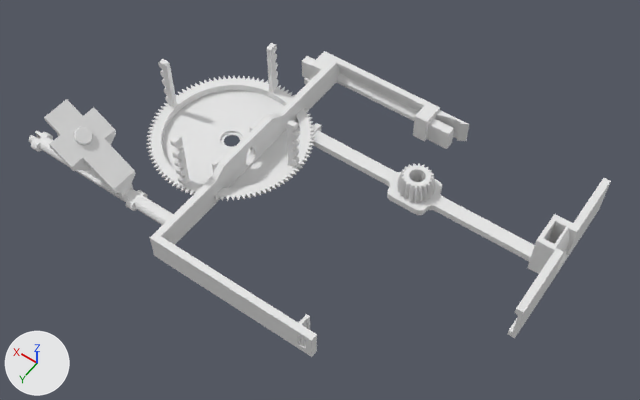
The Blender file modelo/Clinostato v2.8.blend: old version first, new version second.
Both versions are drawn from a 50 mm lens placed at (-2.96, 3.06, 4.72), pointed at (-0.86, 0.14, 0.12). Lighting does not change. The marker at lower left points along +X, +Y and +Z. The older version comes first.

The older version as bpy lines, for what is in view:
```python
ob_base_lado_engrenagem = bpy.data.objects.new('Base lado engrenagem', me_snapfit_leg_001)
ob_base_lado_engrenagem.location = (-1.609, -0.36, 0.0)
ob_base_lado_engrenagem.rotation_euler = (3.142, -1.571, 0.0)  # degrees (180, -90, 0)
ob_base_lado_engrenagem.scale = (0.01, 0.01, 0.01)
ob_base_lado_motor = bpy.data.objects.new('Base lado motor', me_vivenciando_001)
ob_base_lado_motor.location = (-0.634, -0.956, 0.0)
ob_base_lado_motor.rotation_euler = (3.142, 0.0, 0.0)  # degrees (180, 0, 0)
ob_base_lado_motor.scale = (10.0, 10.0, 10.0)
ob_eixo = bpy.data.objects.new('Eixo', me_cylinder_001)
ob_eixo.location = (0.5, 0.8, 0.0)
ob_eixo.rotation_euler = (0.0, 1.571, 0.0)  # degrees (0, 90, 0)
ob_eixo.scale = (1.0, 1.0, 40.0)
ob_empty = bpy.data.objects.new('Empty', None)
ob_empty.parent = ob_empty_001
ob_empty.location = (-0.00111, -0.0779, -0.24)
ob_empty.rotation_euler = (0.0, -1.571, 0.0)  # degrees (0, -90, 0)
ob_empty.scale = (0.773, 0.773, 0.773)
ob_engrenagem_grande = bpy.data.objects.new('Engrenagem grande', me_big_gear_partbiggear_001)
ob_engrenagem_grande.location = (0.0, 0.0, 0.0)
ob_engrenagem_grande.rotation_euler = (3.142, 0.0, 0.0)  # degrees (180, 0, 0)
```
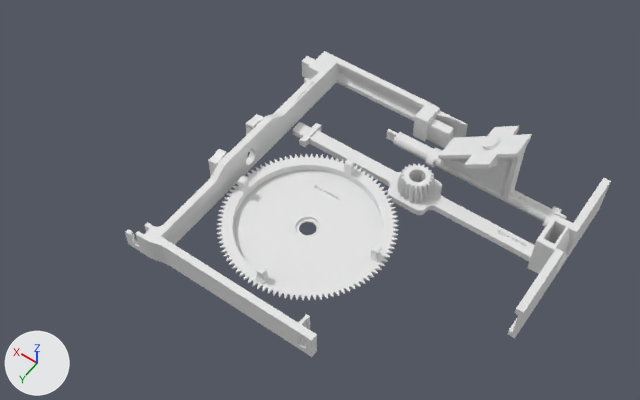
ob_ver is not drawn itself; it is used by a modifier of ob_base_lado_engrenagem, ob_base_lado_motor, ob_eixo, ob_engrenagem_grande.
ob_empty is not drawn itself; it is the parent of ob_eixo, ob_engrenagem_grande.

Pixel boxes [x1, y1, x2, y2] of what changed, in the pictures (640 x 400 px; the box of a moved part takes in the faces that stretch with it):
'Engrenagem grande', reshaped, moved, turned, modifiers changed, rescaled: before [146, 43, 315, 201]; after [216, 154, 399, 301]
'Base lado motor', reshaped, modifiers changed (7% wider): before [150, 51, 470, 357]; after [125, 51, 468, 357]
'Eixo', moved, turned, modifiers changed, reshaped, rescaled: before [29, 99, 173, 225]; after [386, 126, 567, 227]
part 1 of me_vivenciando_001, moved or reshaped: before [212, 59, 333, 172]; after [208, 59, 333, 176]
part 2 of me_vivenciando_001, built on: before [150, 217, 177, 267]; after [125, 217, 177, 267]
part 3 of me_vivenciando_001, reshaped: before [436, 109, 470, 141]; after [436, 108, 468, 137]
part 4 of me_big_gear_partbiggear_001, deleted: before [170, 135, 183, 149]
part 5 of me_big_gear_partbiggear_001, deleted: before [174, 157, 187, 169]
part 6 of me_big_gear_partbiggear_001, deleted: before [173, 147, 185, 160]
part 7 of me_big_gear_partbiggear_001, moved or reshaped: before [147, 43, 315, 200]; after [217, 154, 398, 300]

Patch to the scene script:
```diff
--- a/modelo/Clinostato v2.8.blend.py
+++ b/modelo/Clinostato v2.8.blend.py
@@ me_big_gear_partbiggear_001 @@
 # used by ob_engrenagem_grande; location = (0.0, 0.0, 0.0); rotation_euler = (3.142, 0.0, 0.0), in degrees (180, 0, 0)
-me_big_gear_partbiggear_001.from_pydata(...)  # 9353 vertices, 11102 faces; spans x -0.591..0.591, y -0.591..0.591, z -0.535..0.0
+me_big_gear_partbiggear_001.from_pydata(...)  # 8922 vertices, 10796 faces; spans x -0.591..0.591, y -0.591..0.591, z -0.184..0.0
+# me_big_gear_partbiggear_001 part 4: the loose piece of 60 vertices spanning x -0.047..-0.006, y -0.564..-0.492, z -0.535..-0.452 is deleted
+# me_big_gear_partbiggear_001 part 5: the loose piece of 52 vertices spanning x -0.047..-0.006, y -0.564..-0.492, z -0.341..-0.253 is deleted
+# me_big_gear_partbiggear_001 part 6: the loose piece of 52 vertices spanning x -0.047..-0.006, y -0.564..-0.492, z -0.426..-0.338 is deleted
+# me_big_gear_partbiggear_001 part 7: 16 vertices moved within x -0.551..0.551, y -0.551..0.551, z -0.085; 587 vertices removed from x -0.564..0.564, y -0.564..0.564, z -0.506..-0.085; 320 vertices added at x -0.551..0.551, y -0.551..0.551, z -0.184..-0.077
@@ me_vivenciando_001 @@
 # used by ob_base_lado_motor; location = (-0.634, -0.956, 0.0); rotation_euler = (3.142, 0.0, 0.0), in degrees (180, 0, 0); scale = (10.0, 10.0, 10.0)
-me_vivenciando_001.from_pydata(...)  # 1443 vertices, 1510 faces; spans x -0.082..0.062, y -0.201..0.002, z -0.027..0.0
+me_vivenciando_001.from_pydata(...)  # 1673 vertices, 1690 faces; spans x -0.082..0.063, y -0.203..0.002, z -0.027..0.0
+# me_vivenciando_001 part 1: 138 vertices moved from x 0.037..0.052, y -0.132..-0.016, z -0.022..0.0 to x 0.037..0.052, y -0.132..-0.017, z -0.023..0.0; 30 vertices removed from x 0.037..0.056, y -0.12..-0.016, z -0.022..0.0; 73 vertices added at x 0.037..0.056, y -0.121..-0.017, z -0.025..0.0
+# me_vivenciando_001 part 2: 6 vertices moved from x 0.037..0.042, y -0.201..-0.196, z -0.015..-0.005 to x 0.029..0.042, y -0.201..-0.188, z -0.015..-0.005; 7 vertices removed from x 0.037..0.042, y -0.201..-0.196, z -0.02..0.0; 175 vertices added at x 0.029..0.063, y -0.203..-0.188, z -0.02..0.0
+# me_vivenciando_001 part 3: 5 vertices removed from x -0.071..-0.047, y 0.002, z -0.018..0.0; 24 vertices added at x -0.071..-0.048, y 0.001, z -0.018..0.0
@@ ob_empty @@
 ob_empty = bpy.data.objects.new('Empty', None)
-ob_empty.parent = ob_empty_001
-ob_empty.matrix_parent_inverse = Matrix(((1.803, 0.0, 0.0, 0.0), (0.0, 1.803, 0.0, 0.0), (0.0, 0.0, 1.803, 0.0), (0.0, 0.0, 0.0, 1.0)))
-ob_empty.location = (-0.00111, -0.0779, -0.24)
-ob_empty.rotation_euler = (0.0, -1.571, 0.0)  # degrees (0, -90, 0)
-ob_empty.scale = (0.773, 0.773, 0.773)
+ob_empty.location = (0.758, -0.36, 1.056)
@@ ob_eixo @@
 ob_eixo = bpy.data.objects.new('Eixo', me_cylinder_001)
-ob_eixo.location = (0.5, 0.8, 0.0)
-ob_eixo.rotation_euler = (0.0, 1.571, 0.0)  # degrees (0, 90, 0)
+ob_eixo.parent = ob_empty
+ob_eixo.matrix_parent_inverse = Matrix(((1.0, 0.0, 0.0, -0.758), (0.0, 1.0, 0.0, 0.36), (0.0, 0.0, 1.0, -1.056), (0.0, 0.0, 0.0, 1.0)))
+ob_eixo.location = (-1.589, -0.683, 0.0)
+ob_eixo.rotation_euler = (-3.142, 1.571, 0.0)  # degrees (-180, 90, 0)
 ob_eixo.scale = (1.0, 1.0, 40.0)
+_m = ob_eixo.modifiers.new('Boolean', 'BOOLEAN')
+_m.object = ob_ver
@@ ob_engrenagem_grande @@
 ob_engrenagem_grande = bpy.data.objects.new('Engrenagem grande', me_big_gear_partbiggear_001)
-ob_engrenagem_grande.location = (0.0, 0.0, 0.0)
-ob_engrenagem_grande.rotation_euler = (3.142, 0.0, 0.0)  # degrees (180, 0, 0)
+ob_engrenagem_grande.parent = ob_empty
+ob_engrenagem_grande.matrix_parent_inverse = Matrix(((1.0, 0.0, 0.0, -0.758), (0.0, 1.0, 0.0, 0.36), (0.0, 0.0, 1.0, -1.056), (0.0, 0.0, 0.0, 1.0)))
+ob_engrenagem_grande.location = (-0.891, 0.31, 0.0)
+ob_engrenagem_grande.rotation_euler = (0.0, 3.142, 0.0)  # degrees (0, 180, 0)
+_m = ob_engrenagem_grande.modifiers.new('Boolean', 'BOOLEAN')
+_m.object = ob_ver
@@ ob_base_lado_engrenagem @@
 ob_base_lado_engrenagem.scale = (0.01, 0.01, 0.01)
+_m = ob_base_lado_engrenagem.modifiers.new('Boolean', 'BOOLEAN')
+_m.object = ob_ver
@@ ob_base_lado_motor @@
 ob_base_lado_motor.scale = (10.0, 10.0, 10.0)
+_m = ob_base_lado_motor.modifiers.new('Boolean', 'BOOLEAN')
+_m.object = ob_ver
@@ ob_ver @@
+ob_ver = bpy.data.objects.new('ver', me_text_001)  # 8032 vertices, 11936 faces; spans x 0.0..51.5, y -8.4..10.7, z -0.6..4.5
+ob_ver.location = (-2.128, -0.381, 0.0436)
+ob_ver.scale = (0.0369, 0.0369, 0.0369)
```
